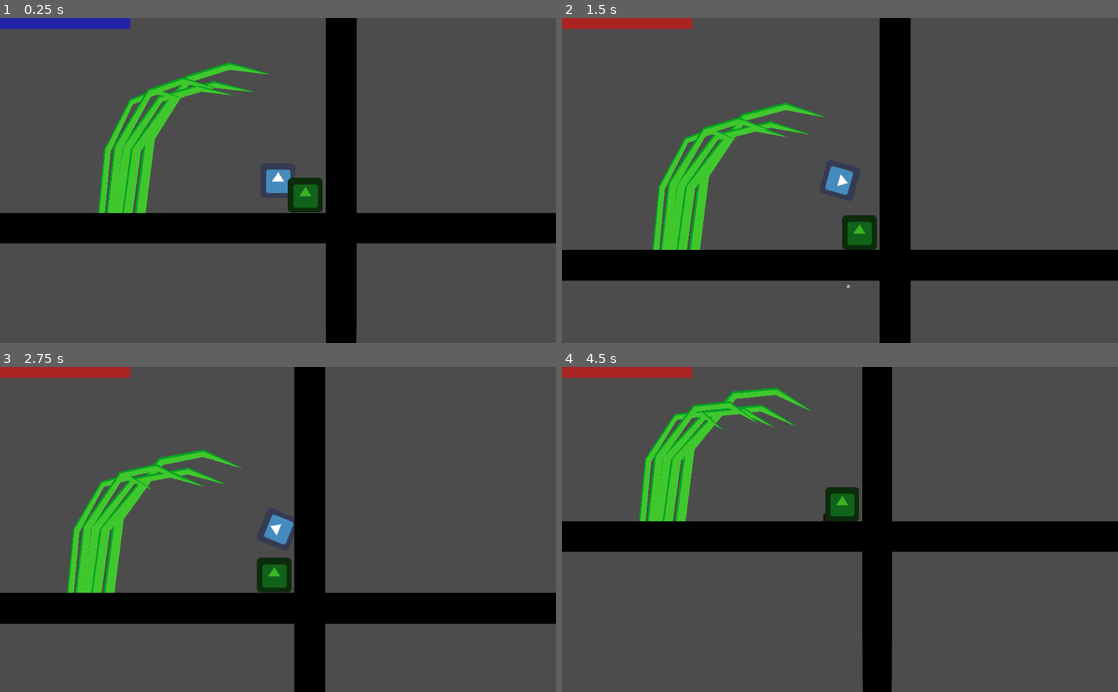
Above: before the commit, frames 1-4 (two rows, left to right).
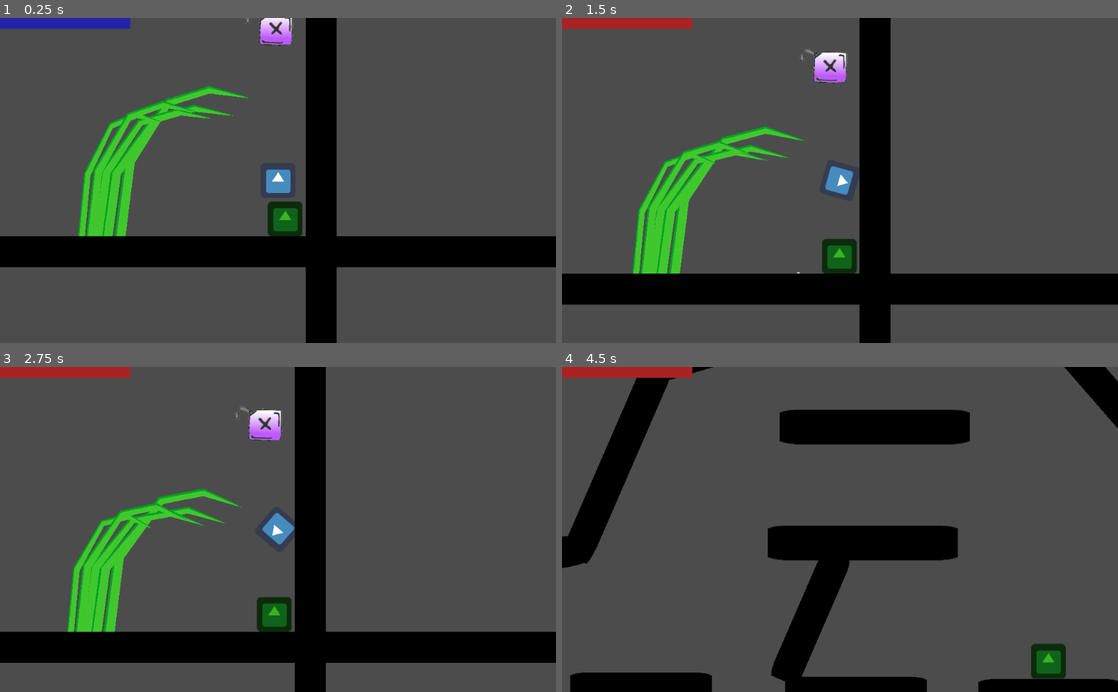
Above: after the commit, the same moments.

Repository: ChibiDenDen/Jook
Game: Godot game, scene res://Scenes/PhysicsGame.tscn
The game is run twice, just before and just after one commit, with the same random seed, the same clock (stepped at 60 frames per second) and the same inputs. The engine's default icon, where the game draws it, is replaced by a stand-in: a white triangle on a blue panel in a dark square.
Inputs (mouse positions are in pixels of both pictures, inside the frame that each line leads up to):
- Up to frame 1 (0.25 s): no input
- Up to frame 2 (1.5 s): move the mouse to (701, 226) at 0.52 s; hold Right (ui_right) from 0.53 s (still down); click (701, 226) at 0.67 s; tap Up (ui_up) at 0.77 s; move the mouse to (684, 255) at 1.27 s; click (684, 255) at 1.42 s
- Up to frame 3 (2.75 s): tap Up (ui_up) at 1.52 s; move the mouse to (100, 617) at 2.02 s; release Right (ui_right) at 2.03 s; hold Left (ui_left) from 2.03 s (still down); click (100, 617) at 2.17 s
- Up to frame 4 (4.5 s): move the mouse to (628, 604) at 2.77 s; release Left (ui_left) at 2.78 s; hold Right (ui_right) 2.78-4.28 s; click (628, 604) at 2.92 s; tap Up (ui_up) at 3.02, 3.77 s; move the mouse to (656, 571) at 3.52 s; click (656, 571) at 3.67 s; move the mouse to (673, 480) at 4.27 s; hold Left (ui_left) from 4.28 s (still down)

The runs differ from the first frame. In frame 1, 24% of the frame differs, in the area x 0-100%, y 0-100%; in frame 2, 24%; in frame 3, 24%; in frame 4, 28%.

Commit message:
Added Fuel PowerUp

Diff:
--- a/Objects/Player/Player.gd
+++ b/Objects/Player/Player.gd
@@ -98,7 +98,10 @@
 	target_camera_zoom = linear_velocity.length() / camera_zoom_scale
 	last_camera_zoom = $Camera2D.zoom
 
-func _on_Player_body_entered(body):
+func pickup_fuel():
+	cur_fuel = 50.0
+
+func _on_Player_body_entered(body: Node2D):
 	if crashed:
 		return
 
--- a/Objects/Player/Player.tscn
+++ b/Objects/Player/Player.tscn
@@ -46,5 +46,4 @@
 process_material = SubResource( 2 )
 
 [node name="Tween" type="Tween" parent="."]
-
 [connection signal="body_entered" from="." to="." method="_on_Player_body_entered"]
--- /dev/null
+++ b/Objects/PowerUps/Fuel/Fuel.gd
@@ -0,0 +1,8 @@
+extends Area2D
+
+func _ready():
+	pass # Replace with function body.
+
+func _on_Fuel_body_entered(body):
+	body.pickup_fuel()
+	queue_free()
--- /dev/null
+++ b/Objects/PowerUps/Fuel/Fuel.tscn
@@ -0,0 +1,22 @@
+[gd_scene load_steps=4 format=2]
+
+[ext_resource path="res://Objects/PowerUps/Fuel/Fuel.png" type="Texture" id=1]
+[ext_resource path="res://Objects/PowerUps/Fuel/Fuel.gd" type="Script" id=2]
+
+[sub_resource type="RectangleShape2D" id=1]
+extents = Vector2( 21.2054, 20.6973 )
+
+[node name="Fuel" type="Area2D" groups=[
+"PowerUps",
+]]
+script = ExtResource( 2 )
+
+[node name="Sprite" type="Sprite" parent="."]
+position = Vector2( 54.708, 46.3852 )
+scale = Vector2( 0.208505, 0.184521 )
+texture = ExtResource( 1 )
+
+[node name="CollisionShape2D" type="CollisionShape2D" parent="."]
+position = Vector2( 64.8654, 47.1303 )
+shape = SubResource( 1 )
+[connection signal="body_entered" from="." to="." method="_on_Fuel_body_entered"]
--- a/Scenes/PhysicsGame.tscn
+++ b/Scenes/PhysicsGame.tscn
@@ -6,11 +6,12 @@
 [ext_resource path="res://Objects/Obstacles/Repulser/Repulser.tscn" type="PackedScene" id=4]
 [ext_resource path="res://Objects/UI/UI.tscn" type="PackedScene" id=5]
 [ext_resource path="res://Objects/Obstacles/Walls/Grass.tscn" type="PackedScene" id=6]
+[ext_resource path="res://Objects/PowerUps/Fuel/Fuel.tscn" type="PackedScene" id=7]
 
 [node name="PhysicsGame" type="Node2D"]
 
 [node name="Player" parent="." instance=ExtResource( 1 )]
-position = Vector2( 1720, 824 )
+position = Vector2( 1757, 780.273 )
 thrust = Vector2( 0, -300 )
 torque = 2500
 
@@ -195,3 +196,8 @@
 z_index = -1
 
 [node name="UI" parent="." instance=ExtResource( 5 )]
+
+[node name="PowerUps" type="Node2D" parent="."]
+
+[node name="Fuel" parent="PowerUps" instance=ExtResource( 7 )]
+position = Vector2( 1688.6, 453.869 )
--- a/project.godot
+++ b/project.godot
@@ -7,6 +7,11 @@
 ;   param=value ; assign values to parameters
 
 config_version=4
+
+_global_script_classes=[  ]
+_global_script_class_icons={
+
+}
 
 [application]
 
Binary file added: Objects/PowerUps/Fuel/Fuel.png
Not shown: 1 places in Scenes/PhysicsGame.tscn that only renumber resources
